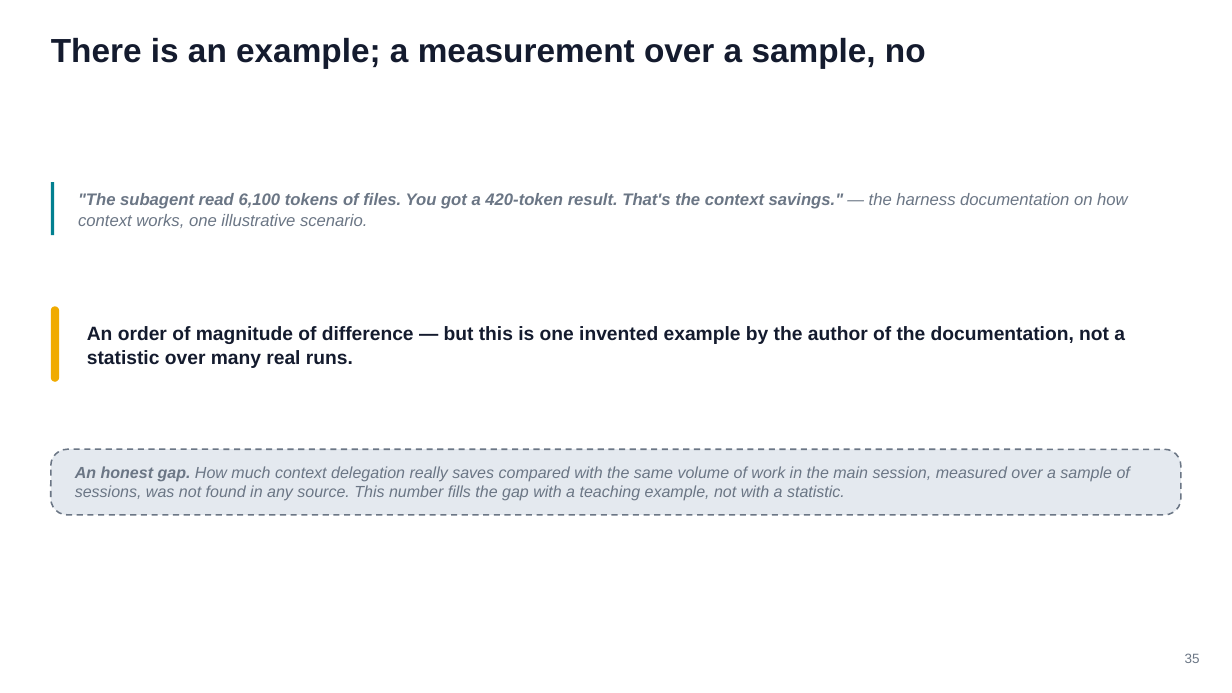
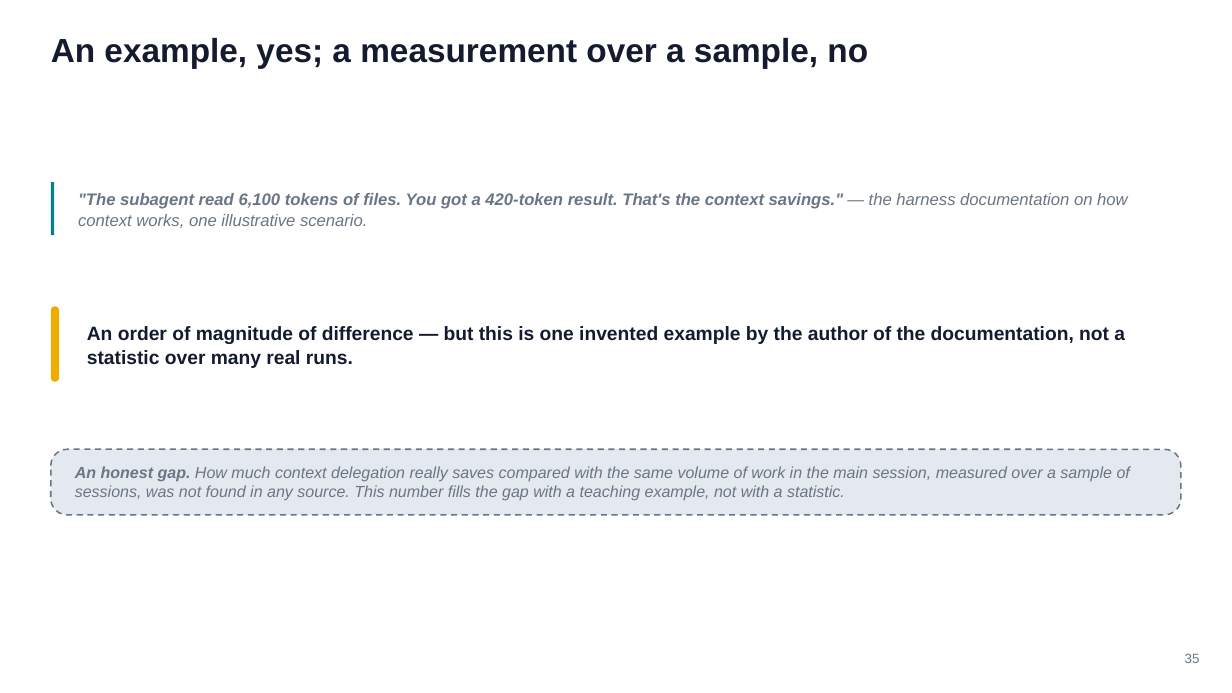
Before and after one commit to tellina-study/AI-usage-lessons, a slide deck: slide 35 of library/seminars/sem-06/rendered/sem-06-en.pptx. Drawn at 1232x693 pixels with LibreOffice and Linux fonts; fonts in the diff are those of the drawing. Boxes give left, top, right and bottom in pixels: in the first picture for what was removed or moved away, otherwise in the second. Text is boxed around its words. In the diff, an @@ line names an element or a change of style, - is before the commit and + after.

```diff
--- a/library/seminars/sem-06/rendered/sem-06-en.pptx
+++ b/library/seminars/sem-06/rendered/sem-06-en.pptx
@@ text at [51, 37, 868, 69]: text changed @@
-There is an example; a measurement over a sample, no
+An example, yes; a measurement over a sample, no
```
Also in this commit, not shown: 2 other slides changed, 36 other files.
